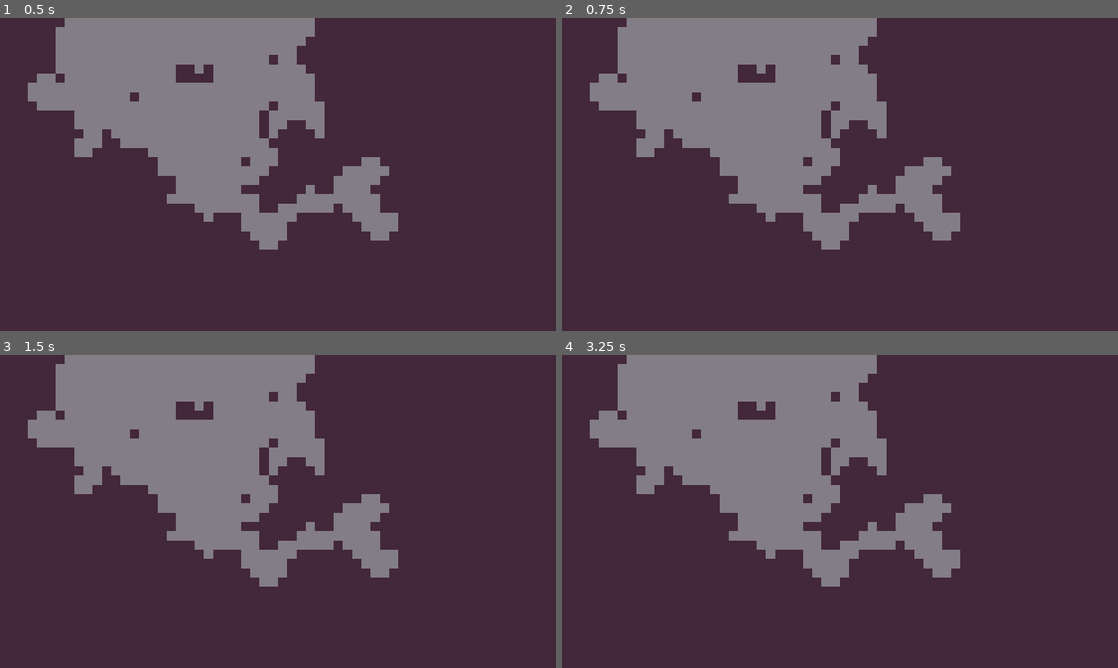
Above: before the commit, frames 1-4 (two rows, left to right).
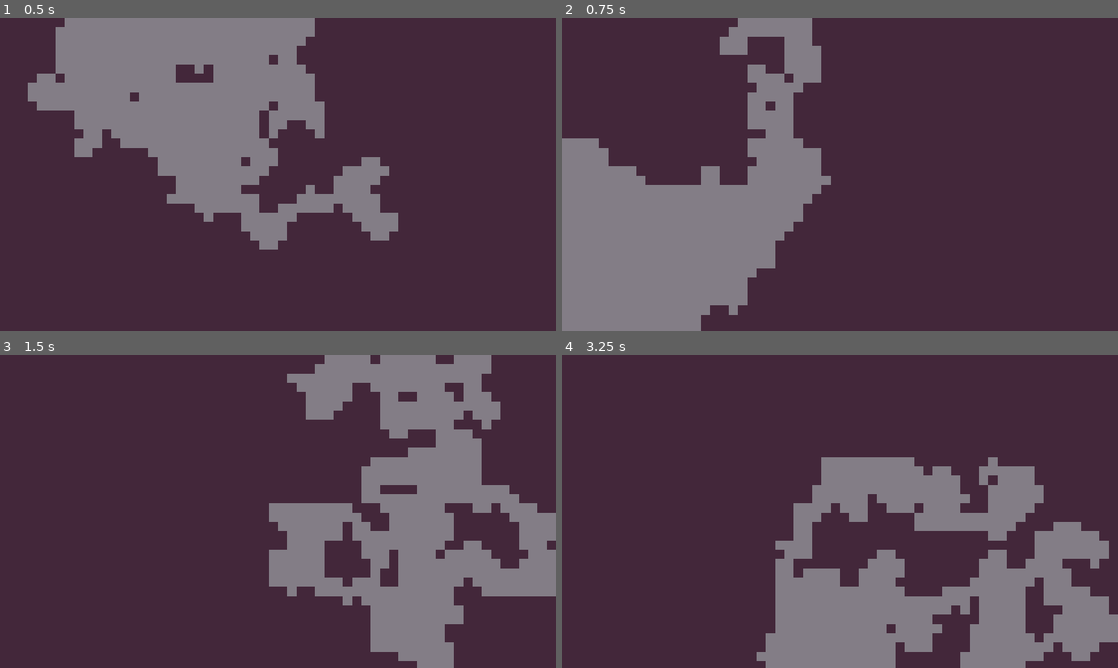
Above: after the commit, the same moments.

Repository: rkcf/gdDiggerDemo
Game: Godot game, scene res://scenes/DiggerManager.tscn
Same seed, same stepped clock (60 frames per second), same inputs: the game is played once before the commit and once after it.
Inputs:
- Up to frame 1 (0.5 s): no input
- Up to frame 2 (0.75 s): tap Enter (ui_accept) at 0.5 s; hold Enter (ui_accept) from 0.53 s (still down)
- Up to frame 3 (1.5 s): release Enter (ui_accept) at 1.28 s; tap Enter (ui_accept) at 1.35 s
- Up to frame 4 (3.25 s): tap Enter (ui_accept) at 1.52, 1.82, 2.85, 3.02 s; hold Enter (ui_accept) 2.03-2.78 s

Frame 1 is identical in both runs. In frame 2, 37% of the frame differs, in the area x 0-72%, y 0-100%; in frame 3, 45%, in the area x 5-100%, y 0-100%; in frame 4, 45%.

Commit message:
add keyboard input to reload level

Diff:
--- a/scenes/DiggerManager.gd
+++ b/scenes/DiggerManager.gd
@@ -25,3 +25,11 @@
 	# Get a random starting location
 	var start_position: Vector2 = Vector2(round(rand_range(1, max_width - 1)), round(rand_range(1, max_height - 1)))
 	digger.spawn(start_position, level_boundary, tile_map)
+
+# Reload the scene tree
+func reload() -> void:
+	get_tree().reload_current_scene()
+
+func _input(event: InputEvent) -> void:
+	if event.is_action_pressed("ui_accept"):
+		reload()
